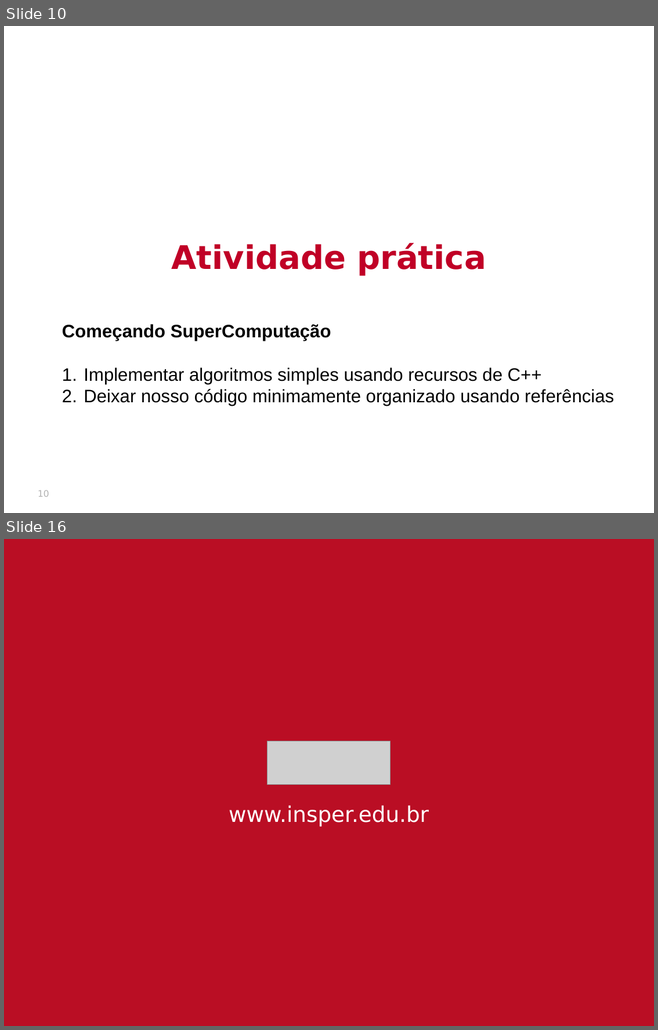
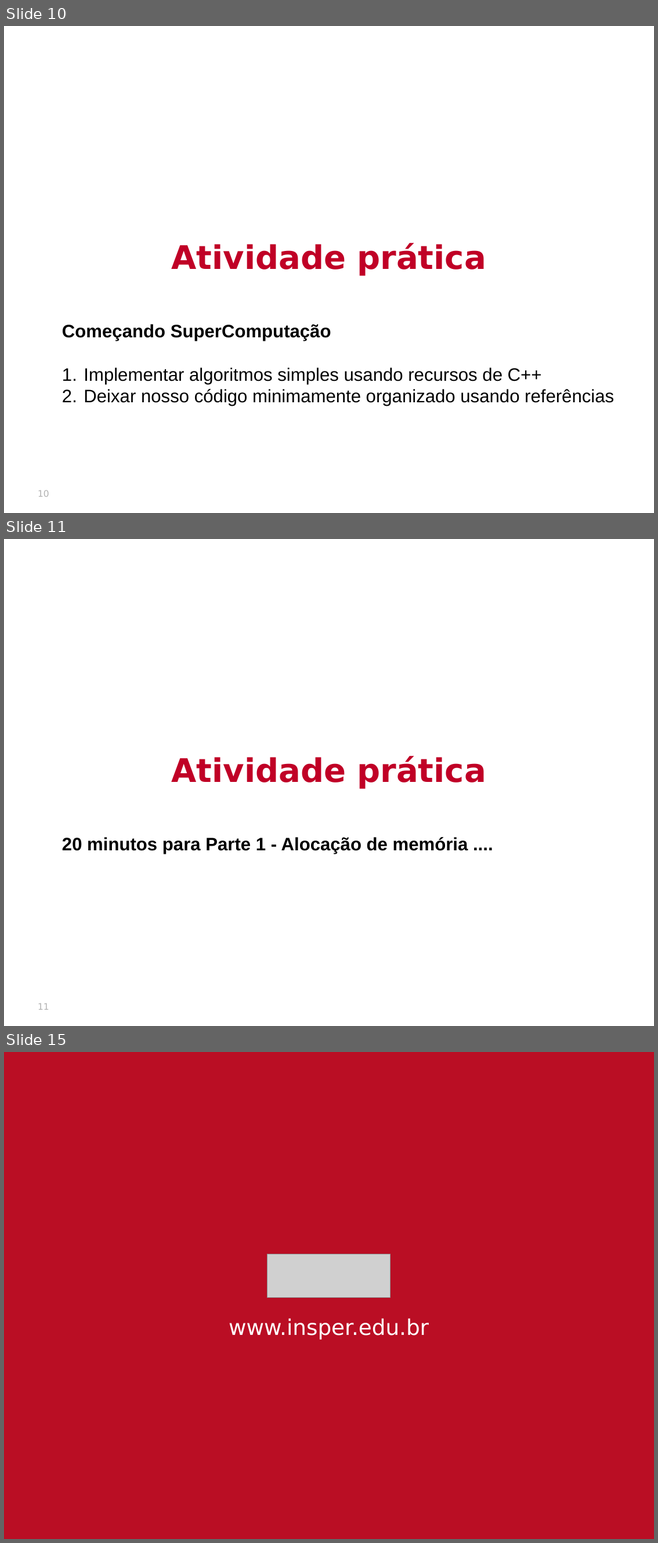
Before and after one commit to thalials/supercomp, a slide deck: aulas/02-desempenho/slides.pptx. Shown one above the other, each under a label of ours: slides 10 and 16 before the commit, slides 10, 11 and 15 after it; the slides between them are not shown. The pictures are 658x1030 and 658x1543 pixels, drawn with LibreOffice and Linux fonts; fonts in the diff are those of the drawing; grey boxes stand for pictures; background and template pictures are left out. Boxes give left, top, right and bottom in pixels: in the first picture for what was removed or moved away, otherwise in the second. Text is boxed around its words. In the diff, an @@ line names an element or a change of style, - is before the commit and + after.

```diff
--- a/aulas/02-desempenho/slides.pptx
+++ b/aulas/02-desempenho/slides.pptx
@@ slide 11 added at (4, 539, 654, 1026), background picture (left out) @@
@@ text added at (172, 756, 486, 788), 36 pt, text #C00026, bold @@
+Atividade prática
@@ text added at (62, 837, 468, 854), 20 pt, text #000000, bold @@
+20 minutos para Parte 1 - Alocação de memória ....
@@ page number added at (38, 1004, 49, 1010), 10 pt, text #B2B2B2 @@
+11
@@ what was slide 16 is now slide 15 @@
```
Also in this commit, not shown: 1 slide changed, 3 other slides added, 5 slides removed, 14 other files.
